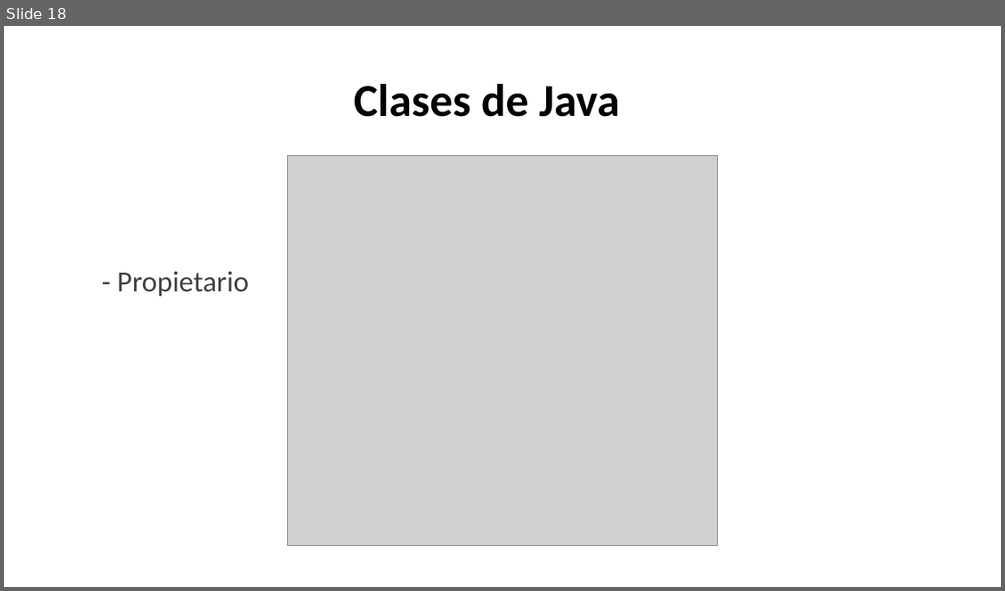
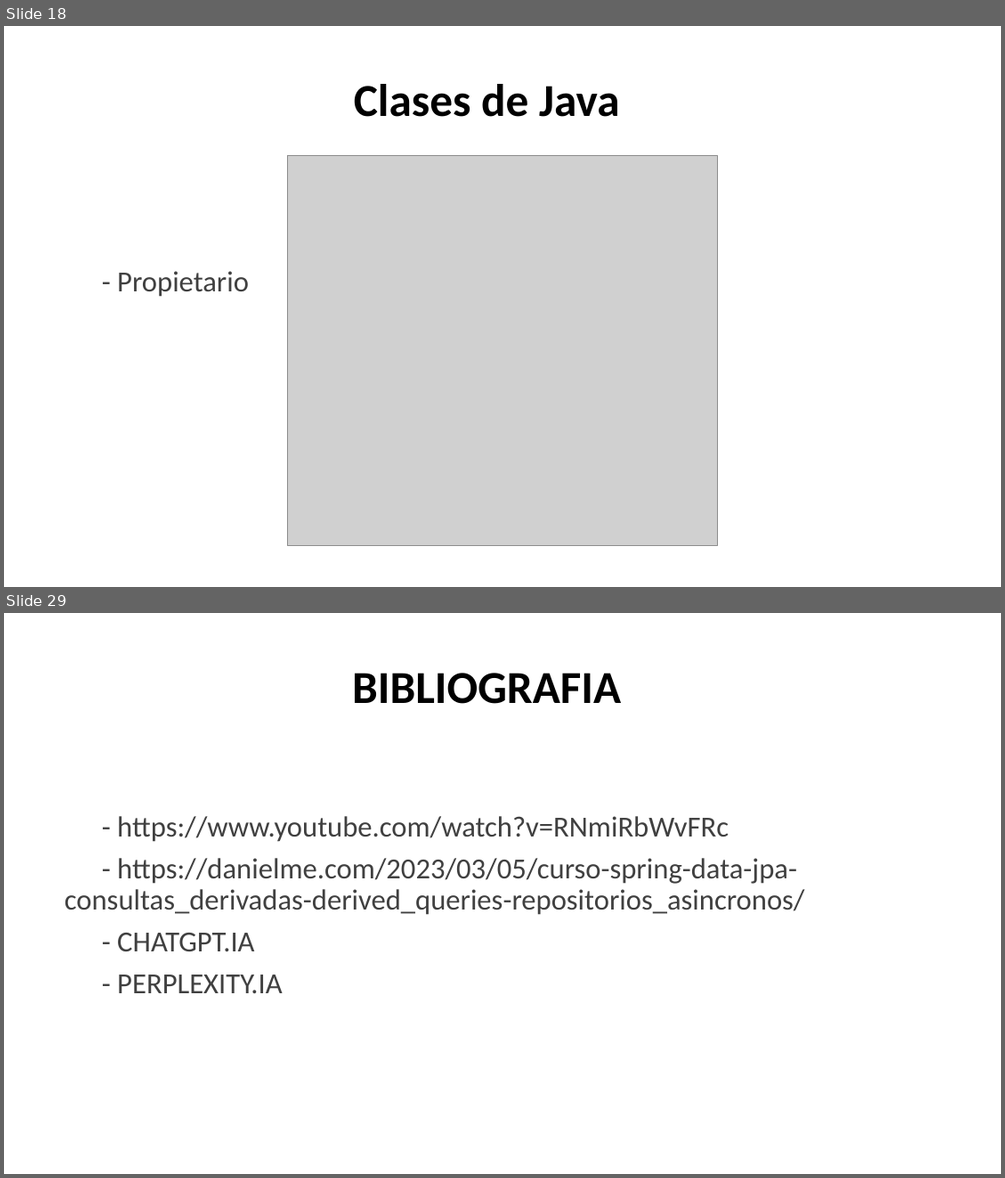
Before and after one commit to Peypa0512/Proyecto_Final, a slide deck: Presentación proyecto.pptx. Shown one above the other, each under a label of ours: slide 18 before the commit, slides 18 and 29 after it; the slides between them are not shown. The pictures are 1005x591 and 1005x1178 pixels, drawn with LibreOffice and Linux fonts; fonts in the diff are those of the drawing; grey boxes stand for pictures. Boxes give left, top, right and bottom in pixels: in the first picture for what was removed or moved away, otherwise in the second. Text is boxed around its words. In the diff, an @@ line names an element or a change of style, - is before the commit and + after.

```diff
--- a/Presentación proyecto.pptx
+++ b/Presentación proyecto.pptx
@@ slide 29 added at [4,613,1001,1174], background #FFFFFF @@
@@ title added at [352,673,621,704], 44 pt, text #000000, bold @@
+BIBLIOGRAFIA
@@ text added at [65,816,805,993], 28 pt, text #404040 @@
+- https://www.youtube.com/watch?v=RNmiRbWvFRc
+- https://danielme.com/2023/03/05/curso-spring-data-jpa-consultas_derivadas-derived_queries-repositorios_asincronos/
+- CHATGPT.IA
+- PERPLEXITY.IA
```
Also in this commit, not shown: 2 slides changed, 9 other slides added, 11 other files.
